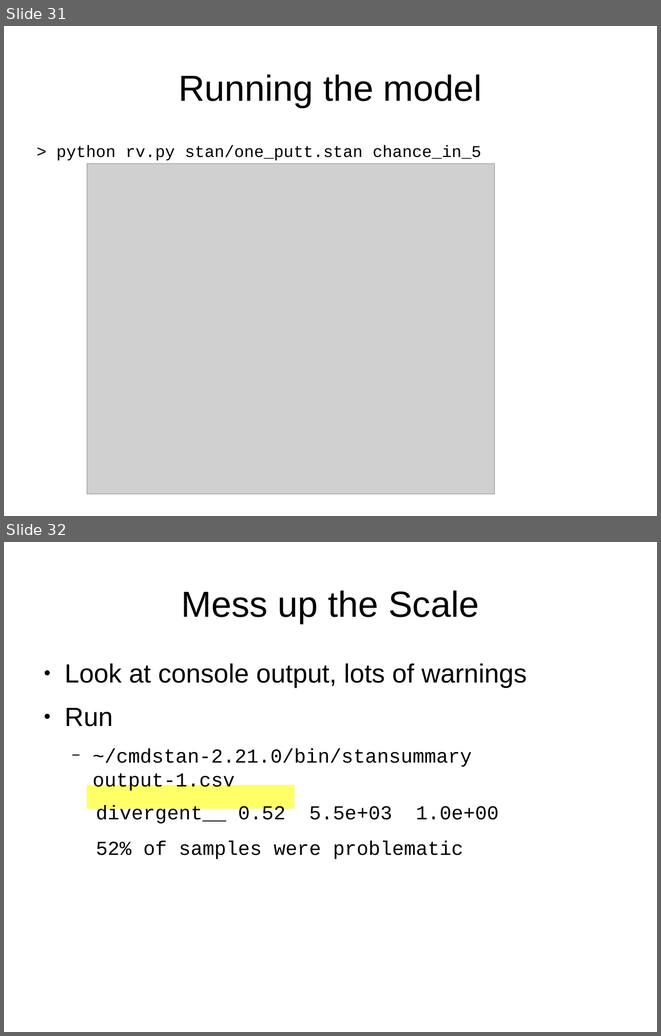
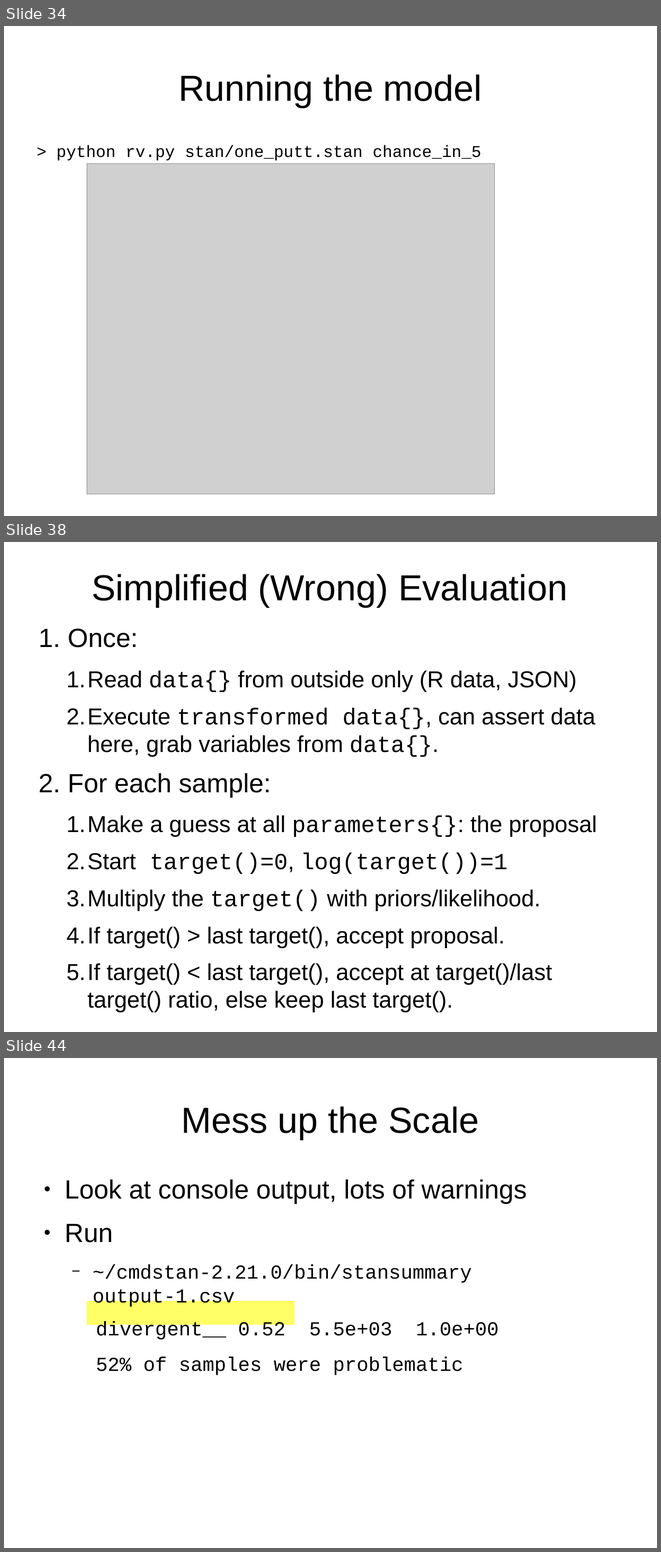
Before and after one commit to breckbaldwin/StanIsThePlanDist, a slide deck: slides/StanIsThePlanPyData.odp. Shown one above the other, each under a label of ours: slides 31 and 32 before the commit, slides 34, 38 and 44 after it; the slides between them are not shown. The pictures are 661x1036 and 661x1552 pixels, drawn with LibreOffice and Linux fonts; fonts in the diff are those of the drawing; grey boxes stand for pictures. Boxes give left, top, right and bottom in pixels: in the first picture for what was removed or moved away, otherwise in the second. Text is boxed around its words. In the diff, an @@ line names an element or a change of style, - is before the commit and + after.

```diff
--- a/slides/StanIsThePlanPyData.odp
+++ b/slides/StanIsThePlanPyData.odp
@@ slide 38 added at (4, 542, 657, 1032), background #FFFFFF @@
@@ title added at (91, 574, 567, 607), 44 pt, text #000000 @@
+Simplified (Wrong) Evaluation
@@ text added at (67, 628, 597, 1012), 28 pt, text #000000 @@
+1. Once:
+  1. Read data{} from outside only (R data, JSON)
+  2. Execute transformed data{}, can assert data here, grab variables from data{}.
+2. For each sample:
+  1. Make a guess at all parameters{}: the proposal
+  2. Start target()=0, log(target())=1
+  3. Multiply the target() with priors/likelihood.
+  4. If target() > last target(), accept proposal.
+  5. If target() < last target(), accept at target()/last target() ratio, else keep last target().
@@ what was slide 31 is now slide 34 @@
@@ what was slide 32 is now slide 44 @@
```
Also in this commit, not shown: 3 slides changed, 11 other slides added, 14 slides removed.
